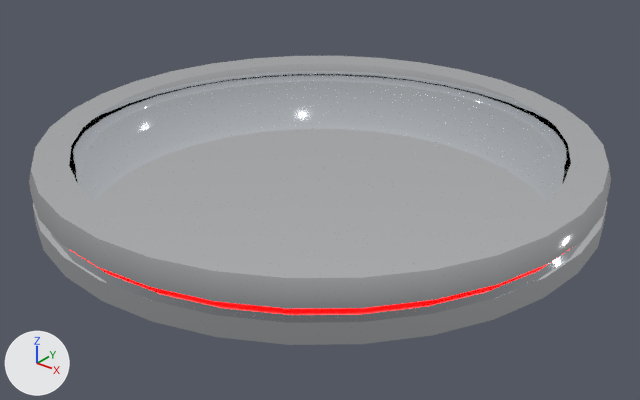
What one commit did to the glTF model public/gltf/hoverpad_pow.glb.
The view is the same before and after, from a camera (50 mm lens) standing at (0.1289, -0.1612, 0.096) and looking at (0.0027, -0.0033, -0.0019). Every picture has the same lights, and +X, +Y and +Z are marked at lower left. The picture after the commit comes second. Vertices at exactly the same position are counted once.

Names of what the first picture shows: 'hoverpad_pow'.
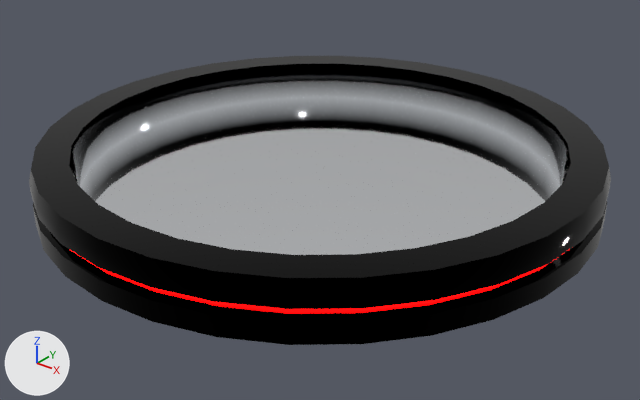
Boxes (x1, y1, x2, y2) around the edits, measured in the pictures (640 x 400 px):
```json
{"object": "hoverpad_pow", "change": "recoloured", "before": [29, 56, 611, 345], "after": [29, 56, 611, 345], "on screen": "darker"}
```

The change, as JSON lines over the scene's bpy script:
```json
{"block": "mat_metal", "where": "n0 = _N.new('ShaderNodeBsdfPrincipled'); n0.name = 'Principled BSDF'"}
{"op": "remove", "block": "mat_metal", "code": "n0.inputs[0].default_value = (0.949, 0.973, 1.0, 1.0)  # 'Base Color', white #f9fcff"}
{"op": "add", "block": "mat_metal", "code": "n2 = _N.new('ShaderNodeMix'); n2.name = 'Mix'"}
{"op": "add", "block": "mat_metal", "code": "n2.data_type = 'RGBA'"}
{"op": "add", "block": "mat_metal", "code": "n2.blend_type = 'MULTIPLY'"}
{"op": "add", "block": "mat_metal", "code": "n2.inputs[0].default_value = 1.0  # 'Factor'"}
{"op": "add", "block": "mat_metal", "code": "n2.inputs[7].default_value = (0.949, 0.973, 1.0, 1.0)  # 'B', white #f9fcff"}
{"op": "add", "block": "mat_metal", "code": "n3 = _N.new('ShaderNodeVertexColor'); n3.name = 'Color Attribute'"}
{"op": "add", "block": "mat_metal", "code": "_L.new(n2.outputs[2], n0.inputs[0])  # 'Result' to 'Base Color'"}
{"op": "add", "block": "mat_metal", "code": "_L.new(n3.outputs[0], n2.inputs[6])  # 'Color' to 'A'"}
{"block": "me_hoverpad_pow", "where": "me_hoverpad_pow.from_pydata(...)  # 354 vertices, 704 faces; spans x -0.07..0.07, y -0.07..0.07, z 0.0..0.0139"}
{"block": "me_hoverpad_pow", "where": "# used by ob_hoverpad_pow; location = (0.0, 0.0, 0.0)"}
{"block": "me_hoverpad_pow", "change": "me_hoverpad_pow part 1: vertex colours changed"}
```
